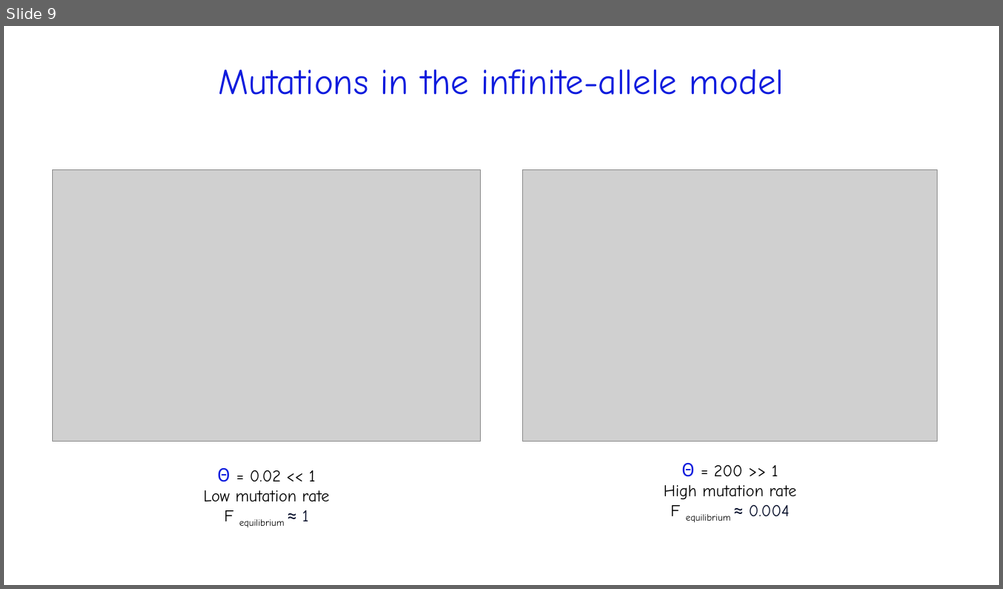
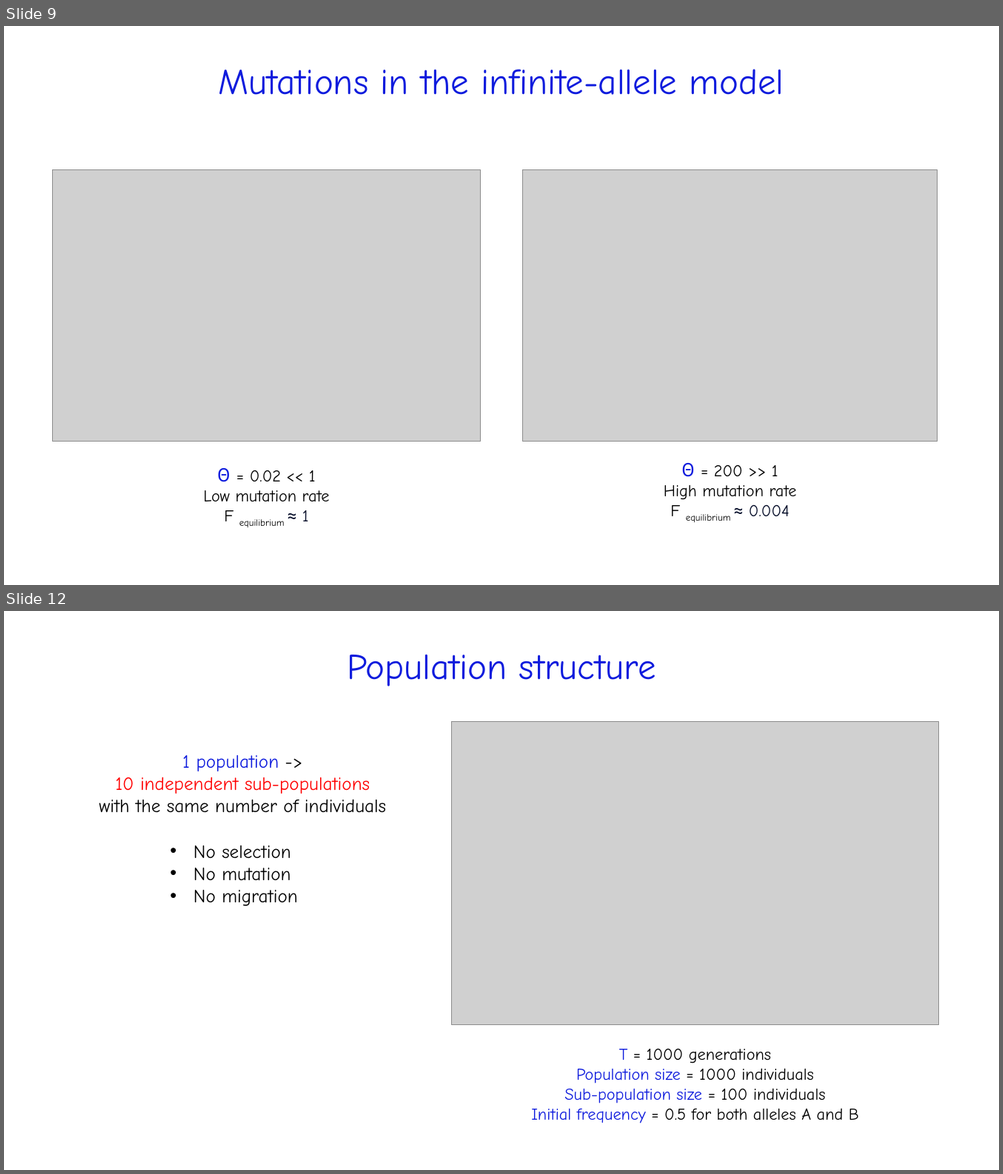
Before and after one commit to kgaydukova/PopulationGeneticsProject, a slide deck: GPOP_Gaydukova_slides.pptx. Shown one above the other, each under a label of ours: slide 9 before the commit, slides 9 and 12 after it; the slides between them are not shown. The pictures are 1003x589 and 1003x1174 pixels, drawn with LibreOffice and Linux fonts; fonts in the diff are those of the drawing; grey boxes stand for pictures. Boxes give left, top, right and bottom in pixels: in the first picture for what was removed or moved away, otherwise in the second. Text is boxed around its words. In the diff, an @@ line names an element or a change of style, - is before the commit and + after.

```diff
--- a/GPOP_Gaydukova_slides.pptx
+++ b/GPOP_Gaydukova_slides.pptx
@@ slide 12 added at <box>4,611,999,1170</box>, background #FFFFFF @@
@@ title added at <box>347,654,656,686</box>, 35 pt, text #0E1BDD @@
+Population structure
@@ picture added at <box>452,722,939,1026</box> @@
@@ text added at <box>99,755,386,813</box>, 18 pt, text #000000 @@
+1 population ->
+10 independent sub-populations
+with the same number of individuals
@@ text added at <box>193,846,298,906</box>, 18 pt, text #000000 @@
+• No selection
+• No mutation
+• No migration
@@ text added at <box>531,1048,859,1124</box>, 16 pt, text #000000 @@
+T = 1000 generations
+Population size = 1000 individuals
+Sub-population size = 100 individuals
+Initial frequency = 0.5 for both alleles A and B
```
Also in this commit, not shown: 3 slides changed, 5 other slides added, 1 other file.
